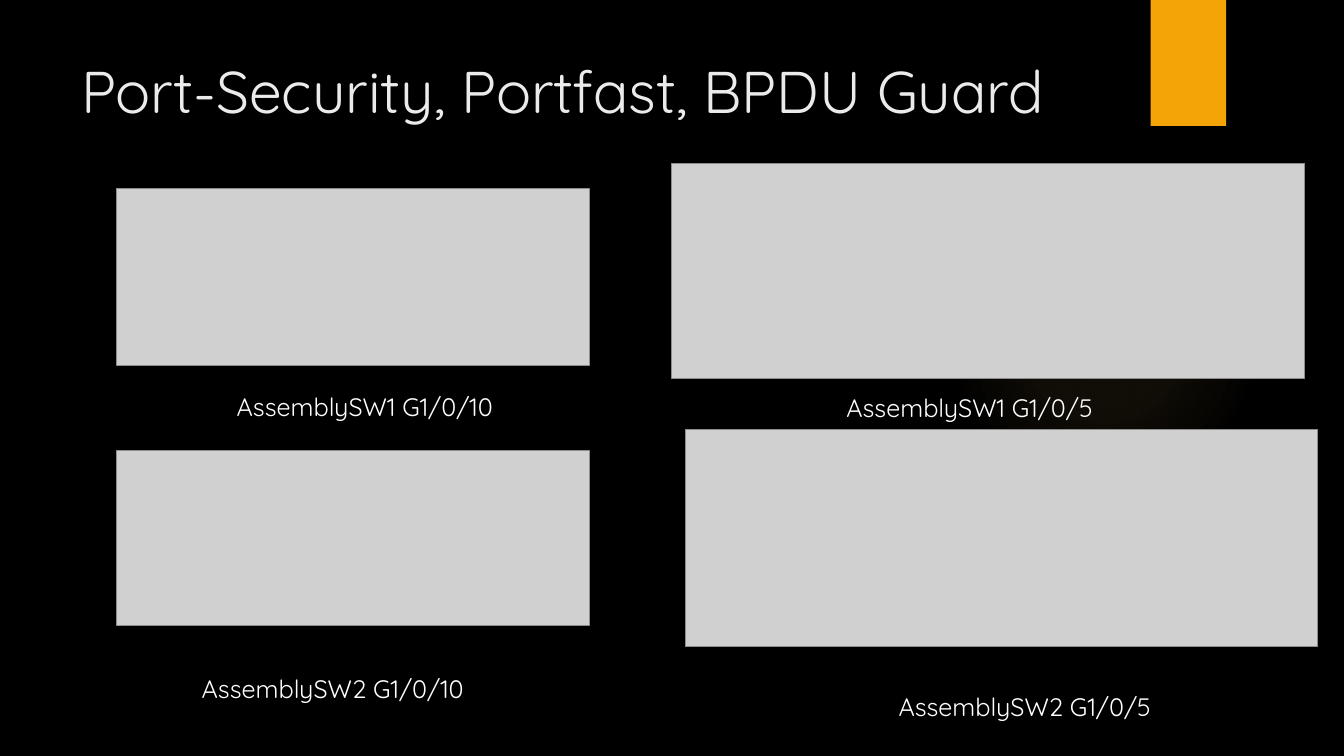
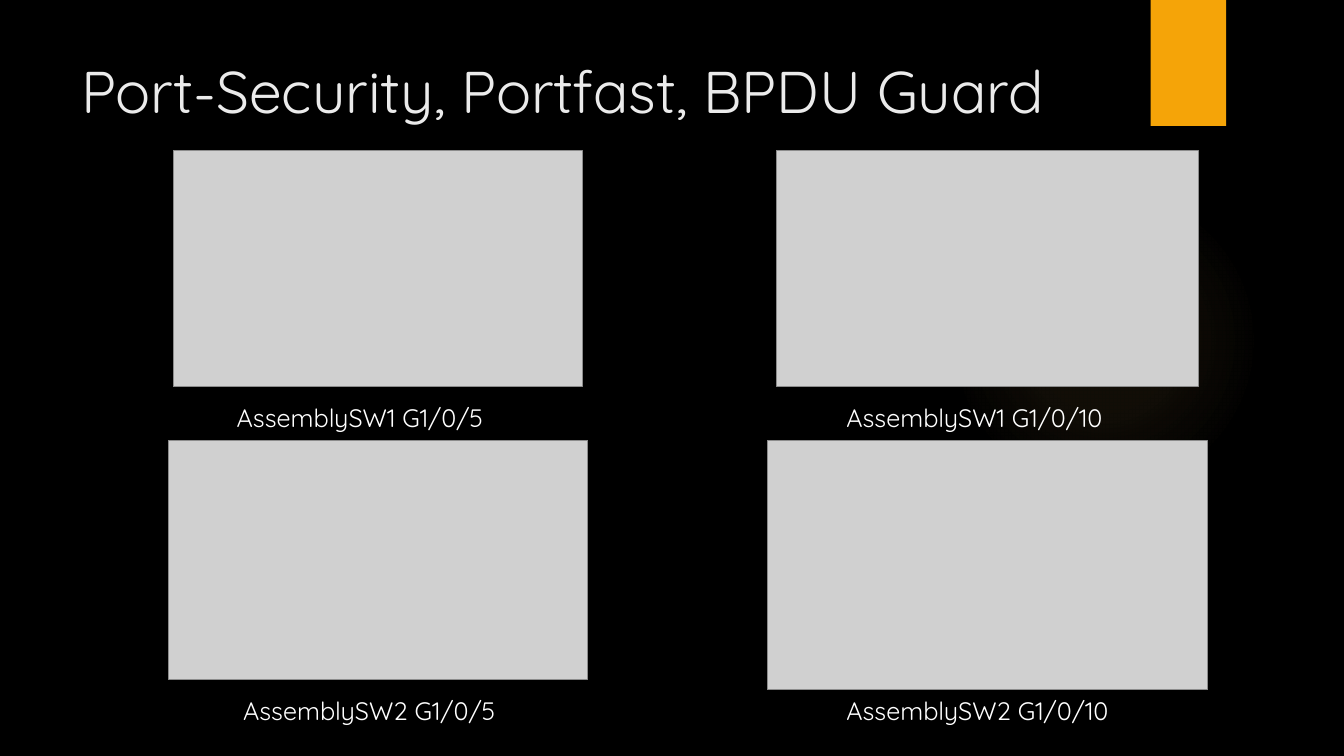
Before and after one commit to LajkaK2006/BorsodNet, a slide deck: slide 16 of BorsodNet.pptx. Drawn at 1344x756 pixels with LibreOffice and Linux fonts; fonts in the diff are those of the drawing; grey boxes stand for pictures; background and template pictures are left out. Boxes give left, top, right and bottom in pixels: in the first picture for what was removed or moved away, otherwise in the second. Text is boxed around its words. In the diff, an @@ line names an element or a change of style, - is before the commit and + after.

```diff
--- a/BorsodNet.pptx
+++ b/BorsodNet.pptx
@@ picture: place and size @@
-picture at (117, 189, 590, 365)
+picture at (173, 150, 583, 387)
@@ picture: place and size @@
-picture at (671, 163, 1305, 379)
+picture at (777, 150, 1199, 387)
@@ text at (237, 407, 483, 432): text changed @@
-AssemblySW1 G1/0/10
+AssemblySW1 G1/0/5
@@ text at (846, 407, 1103, 432): text changed @@
-AssemblySW1 G1/0/5
+AssemblySW1 G1/0/10
@@ picture: place and size @@
-picture at (117, 451, 590, 626)
+picture at (168, 441, 588, 680)
@@ picture: place and size @@
-picture at (686, 430, 1318, 647)
+picture at (767, 441, 1208, 690)
@@ text at (243, 700, 496, 725): text changed @@
-AssemblySW2 G1/0/10
+AssemblySW2 G1/0/5
@@ text at (846, 700, 1109, 725): text changed @@
-AssemblySW2 G1/0/5
+AssemblySW2 G1/0/10
```
Also in this commit, not shown: 7 other slides changed.
